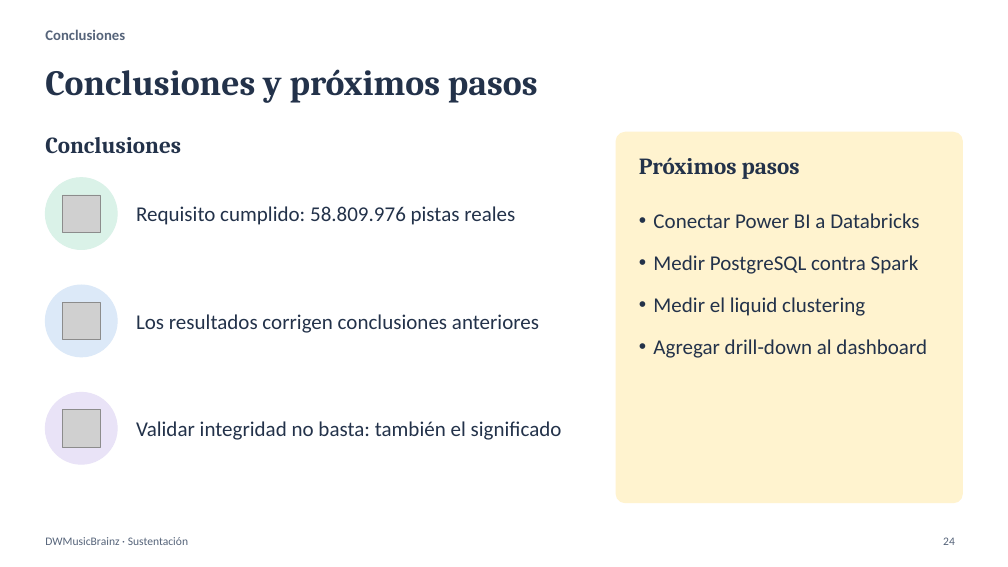
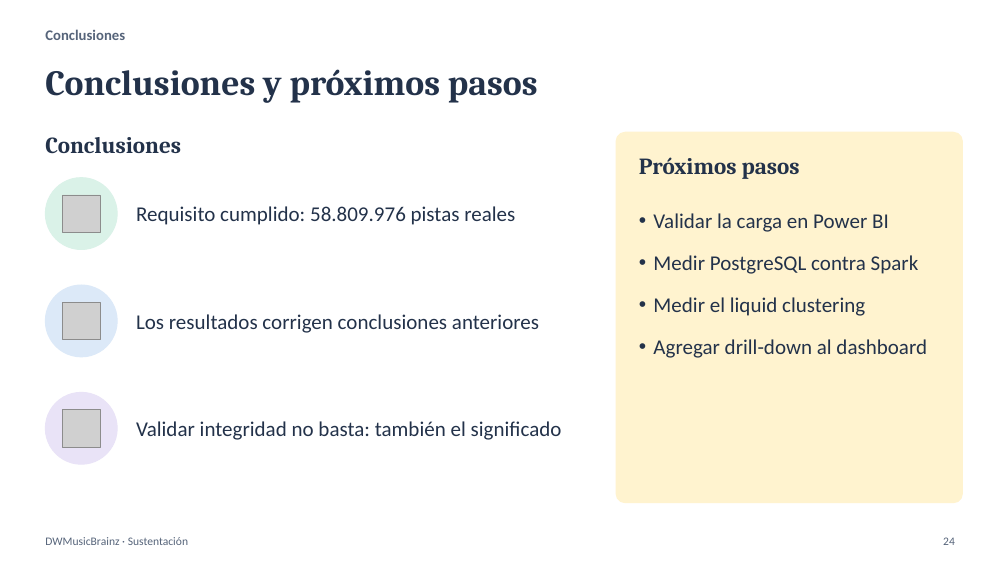
Before and after one commit to srusso1/DWH-MusicBrainz, a slide deck: slide 24 of docs/DWMusicBrainz_Sustentacion_v4.pptx. Drawn at 1008x567 pixels with LibreOffice and Linux fonts; fonts in the diff are those of the drawing; grey boxes stand for pictures. Boxes give left, top, right and bottom in pixels: in the first picture for what was removed or moved away, otherwise in the second. Text is boxed around its words. In the diff, an @@ line names an element or a change of style, - is before the commit and + after.

Commit message:
docs: actualizar estado de Power BI en presentacion y documentacion

```diff
--- a/docs/DWMusicBrainz_Sustentacion_v4.pptx
+++ b/docs/DWMusicBrainz_Sustentacion_v4.pptx
@@ text at (x1=653, y1=213, x2=889, y2=232): text changed @@
-• Conectar Power BI a Databricks
+• Validar la carga en Power BI
```
Also in this commit, not shown: 1 other slide changed, 5 other files.
